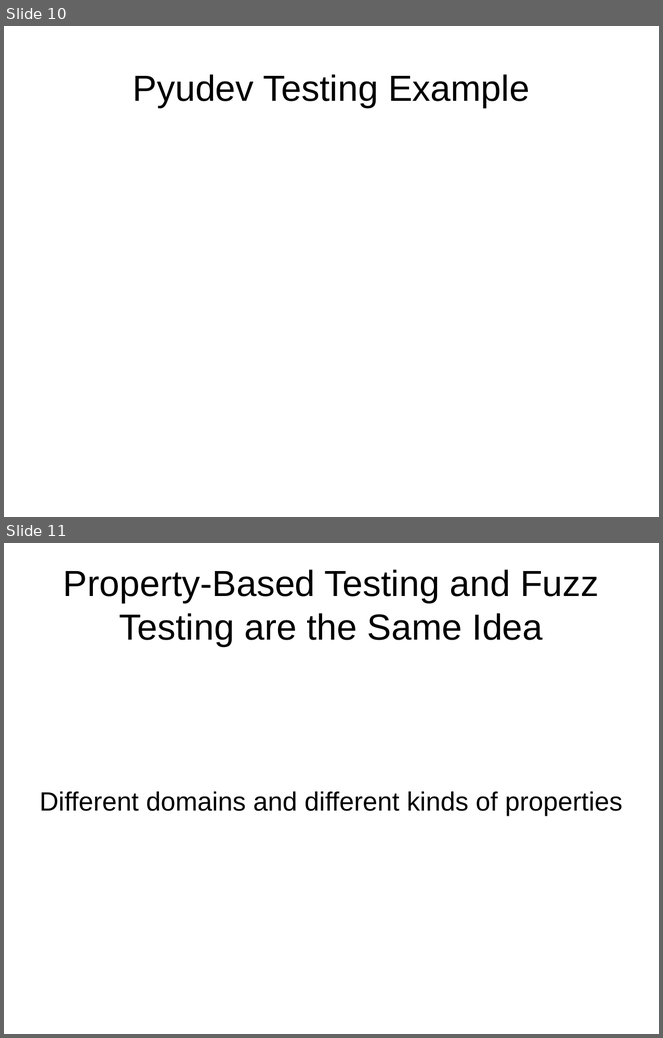
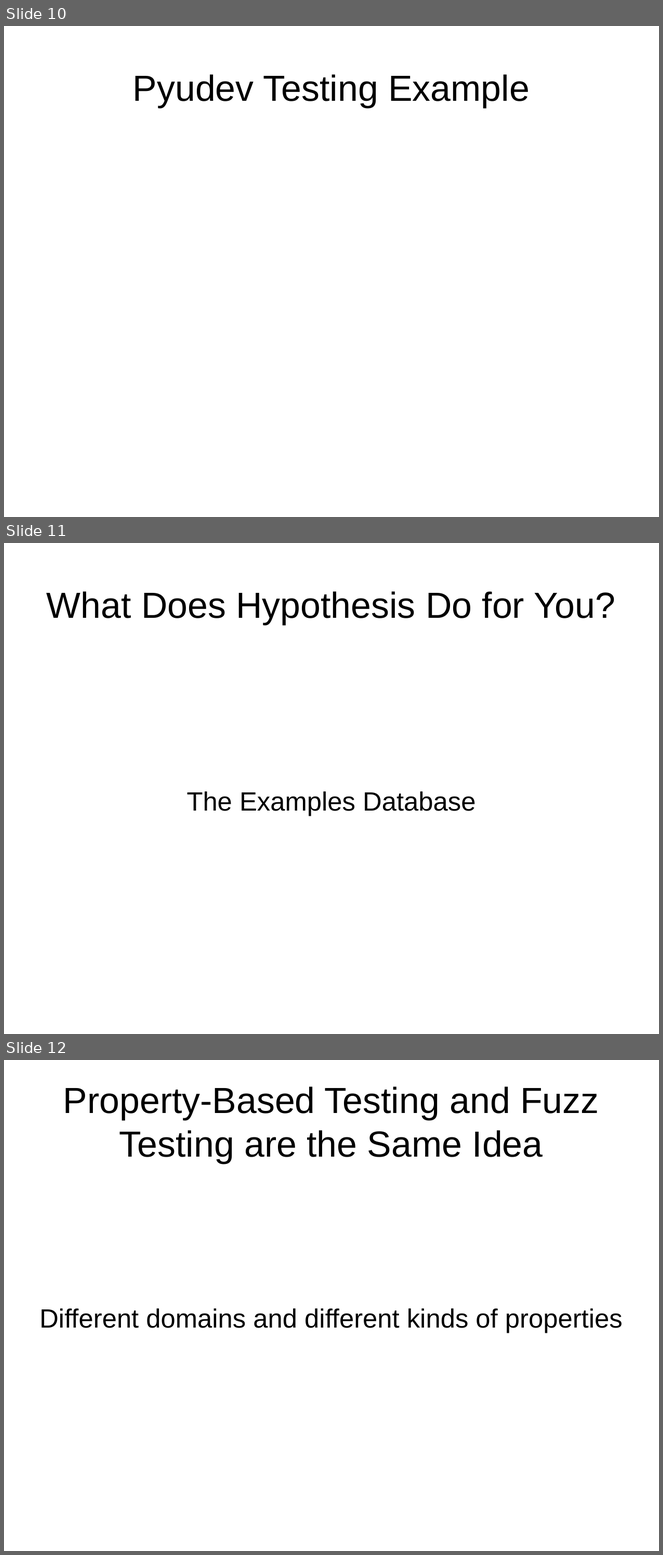
Before and after one commit to mulkieran/hypothesis-tech-talk-materials, a slide deck: presentation.odp. Shown one above the other, each under a label of ours: slides 10 and 11 before the commit, slides 10, 11 and 12 after it. The pictures are 663x1038 and 663x1555 pixels, drawn with LibreOffice and Linux fonts; fonts in the diff are those of the drawing. Boxes give left, top, right and bottom in pixels: in the first picture for what was removed or moved away, otherwise in the second. Text is boxed around its words. In the diff, an @@ line names an element or a change of style, - is before the commit and + after.

Commit message:
Last version of open-office presentation.

```diff
--- a/presentation.odp
+++ b/presentation.odp
@@ slide 11 added at (4, 543, 659, 1034), background #FFFFFF @@
@@ title added at (47, 591, 616, 625), 44 pt, text #000000 @@
+What Does Hypothesis Do for You?
@@ text added at (187, 792, 476, 817), 32 pt, text #000000 @@
+The Examples Database
@@ what was slide 11 is now slide 12 @@
```
